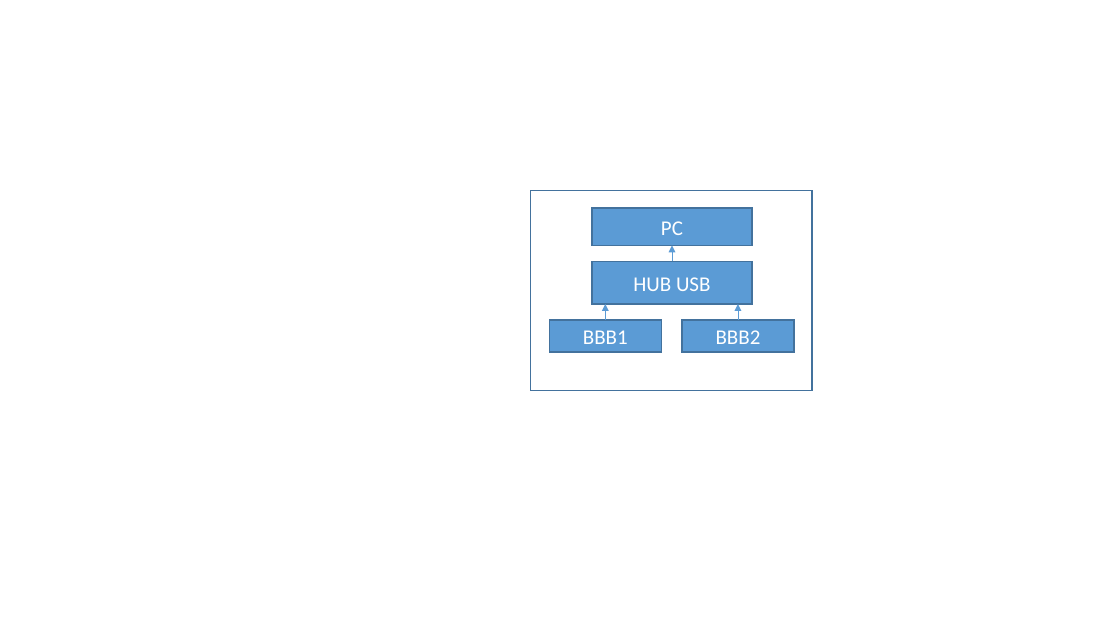
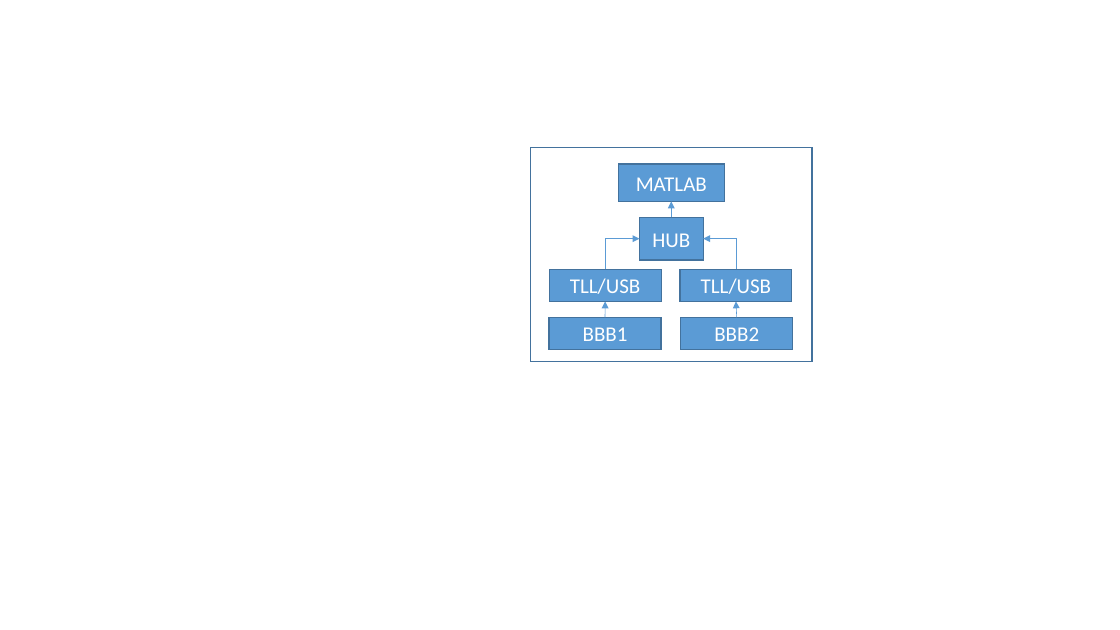
Before and after one commit to lucaslrodri/tcc_ufba, a slide deck: slide 33 of Word/Figuras.pptx. Drawn at 1120x630 pixels with LibreOffice and Linux fonts; fonts in the diff are those of the drawing. Boxes give left, top, right and bottom in pixels: in the first picture for what was removed or moved away, otherwise in the second. Text is boxed around its words. In the diff, an @@ line names an element or a change of style, - is before the commit and + after.

```diff
--- a/Word/Figuras.pptx
+++ b/Word/Figuras.pptx
@@ rectangle resized from (x1=531, y1=191, x2=812, y2=391) to (x1=531, y1=148, x2=812, y2=362) @@
@@ rectangle "MATLAB" resized from (x1=592, y1=208, x2=752, y2=245) to (x1=618, y1=164, x2=724, y2=201) @@
@@ text in rectangle at (x1=636, y1=177, x2=707, y2=191): text changed @@
-PC
+MATLAB
@@ arrow moved from (672, 261) - (672, 245) to (671, 218) - (671, 202) @@
@@ rectangle "HUB" resized from (x1=592, y1=261, x2=752, y2=304) to (x1=639, y1=218, x2=703, y2=260) @@
@@ text in rectangle at (x1=652, y1=233, x2=690, y2=247): text changed @@
-HUB USB
+HUB
@@ group added at (x1=549, y1=239, x2=791, y2=302): 2 rectangles, 2 elbow arrows @@
+TLL/USB
+TLL/USB
```
Also in this commit, not shown: 1 slide added, 2 other files.
